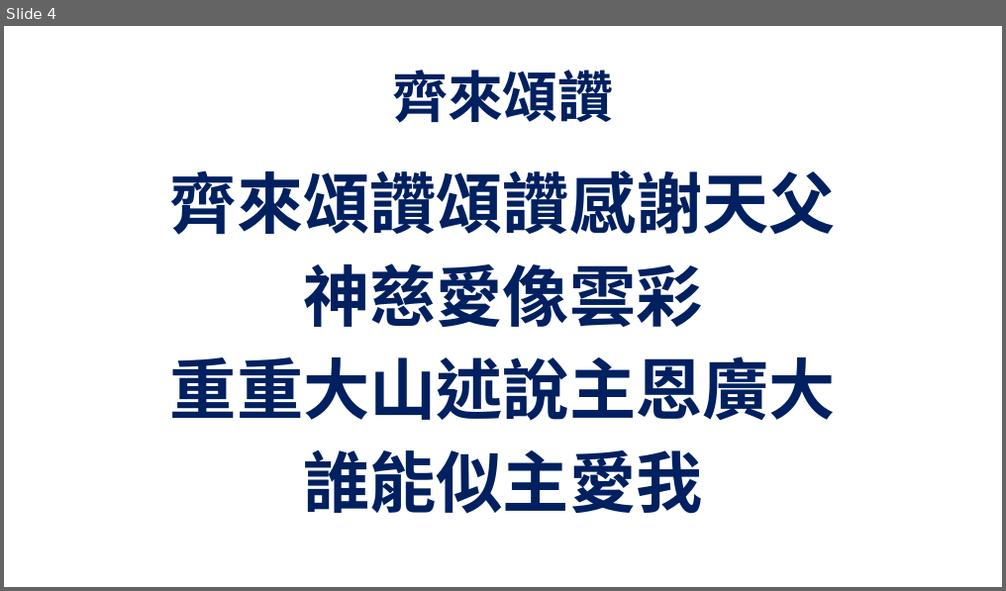
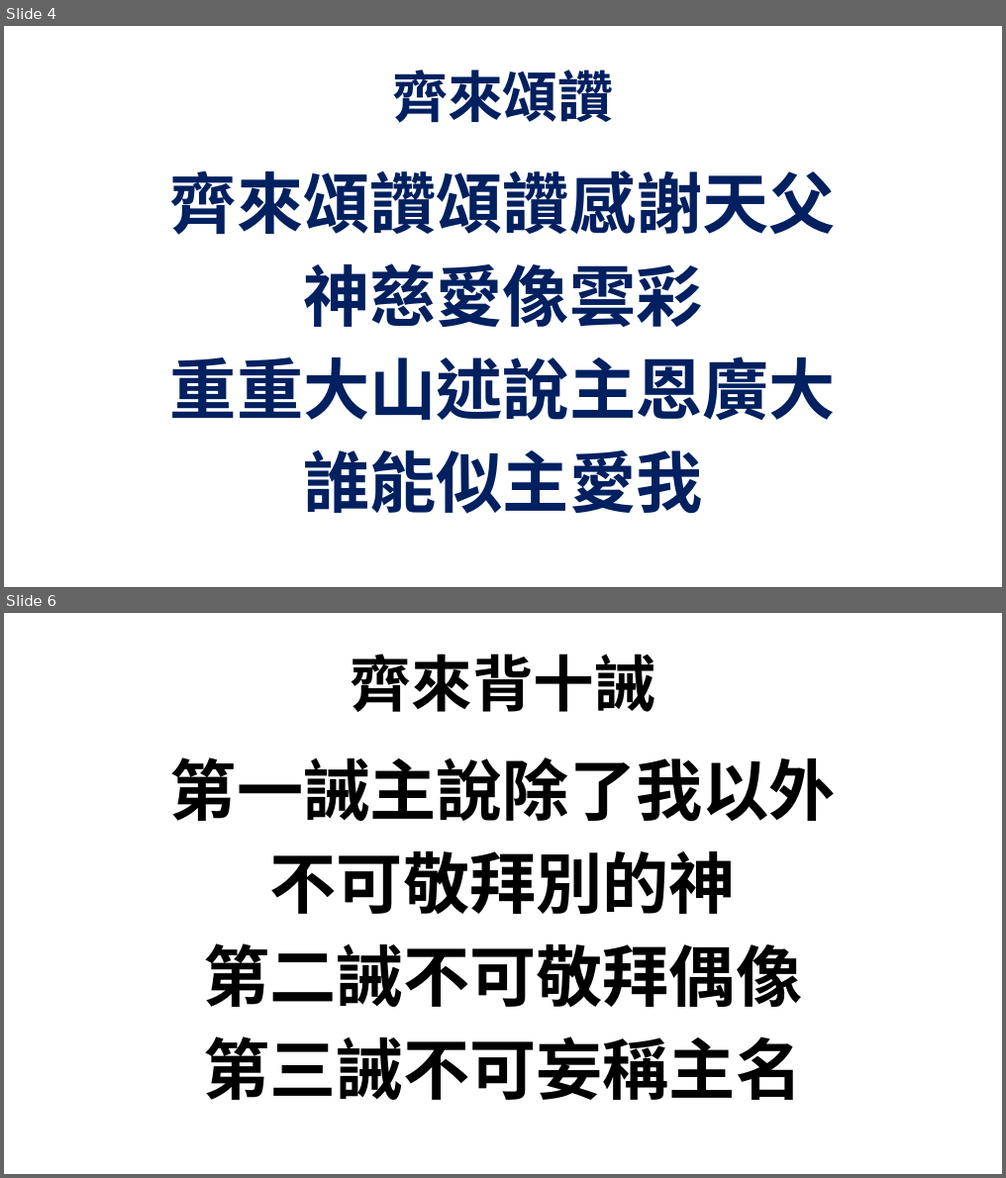
Before and after one commit to batisuoc/bible-school, a slide deck: 2019/9月.pptx. Shown one above the other, each under a label of ours: slide 4 before the commit, slides 4 and 6 after it; the slides between them are not shown. The pictures are 1006x591 and 1006x1178 pixels, drawn with LibreOffice and Linux fonts; fonts in the diff are those of the drawing; background and template pictures are left out. Boxes give left, top, right and bottom in pixels: in the first picture for what was removed or moved away, otherwise in the second. Text is boxed around its words. In the diff, an @@ line names an element or a change of style, - is before the commit and + after.

```diff
--- a/2019/9月.pptx
+++ b/2019/9月.pptx
@@ slide 6 added at (4, 613, 1002, 1174), background picture (left out) @@
@@ title added at (350, 654, 655, 712), 44 pt, text #000000, bold @@
+齊來背十誡
@@ text added at (170, 758, 836, 1100), 48 pt, text #000000, bold @@
+第一誡主說除了我以外
+不可敬拜別的神
+第二誡不可敬拜偶像
+第三誡不可妄稱主名
```
Also in this commit, not shown: 2 slides changed, 5 other slides added.
